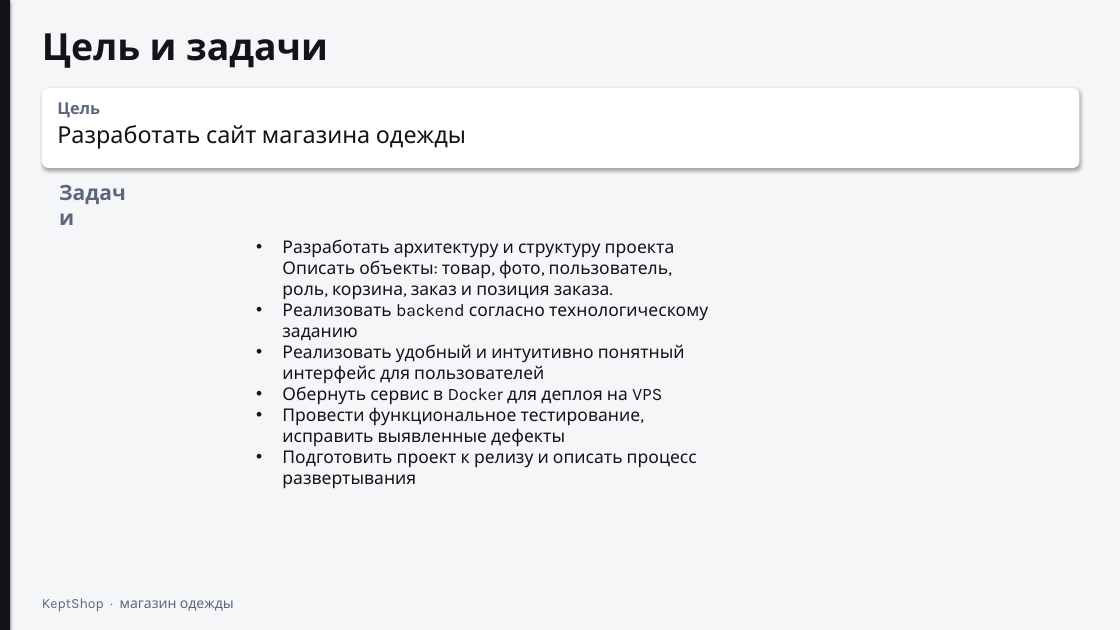
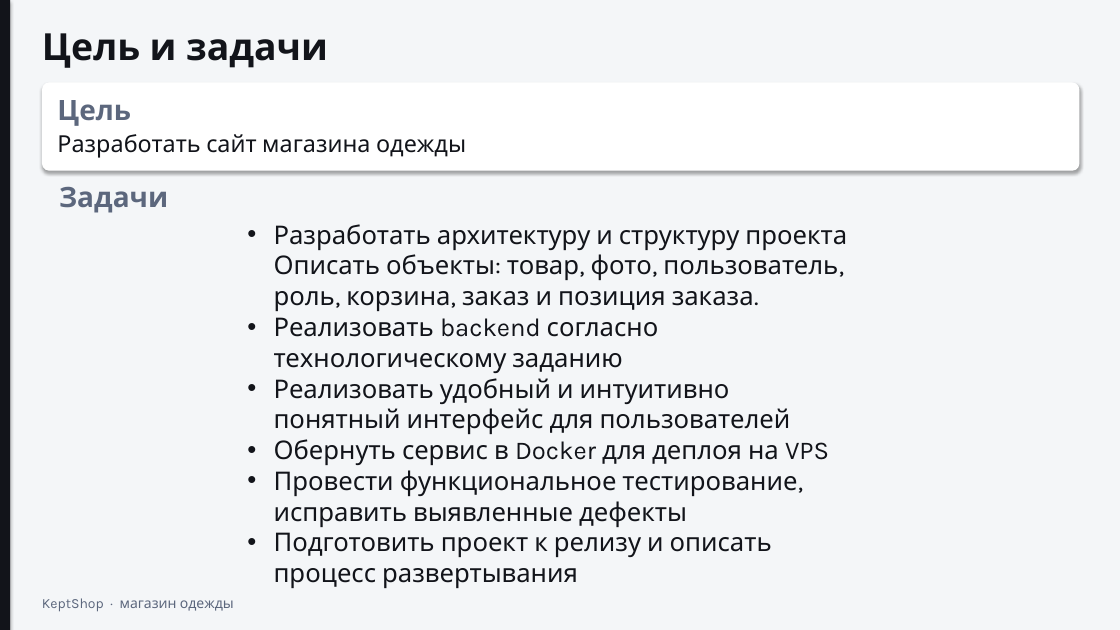
Before and after one commit to Darved183/YP01, a slide deck: slide 2 of KeptShop.pptx. Drawn at 1120x630 pixels with LibreOffice and Linux fonts; fonts in the diff are those of the drawing. Boxes give left, top, right and bottom in pixels: in the first picture for what was removed or moved away, otherwise in the second. Text is boxed around its words. In the diff, an @@ line names an element or a change of style, - is before the commit and + after.

```diff
--- a/KeptShop.pptx
+++ b/KeptShop.pptx
@@ rounded rectangle "Цель": place and size @@
-rounded rectangle "Цель" at [42,88,1080,168]
+rounded rectangle "Цель" at [42,82,1080,171]
@@ text in rounded rectangle at [57,100,131,126]: size 14 to 24 pt in "Цель" @@
@@ text "Задачи" at [59,187,168,213]: size 18 to 24 pt @@
@@ text "Разработать архитектуру и структуру проекта ...": place and size @@
-text "Разработать архитектуру и структуру проекта ..." at [282,239,708,489]
+text "Разработать архитектуру и структуру проекта ..." at [274,224,847,588]
@@ text "Разработать архитектуру и структуру проекта ..." at [274,224,847,588]: size 15 to 22 pt @@
```
Also in this commit, not shown: 1 other slide changed.
